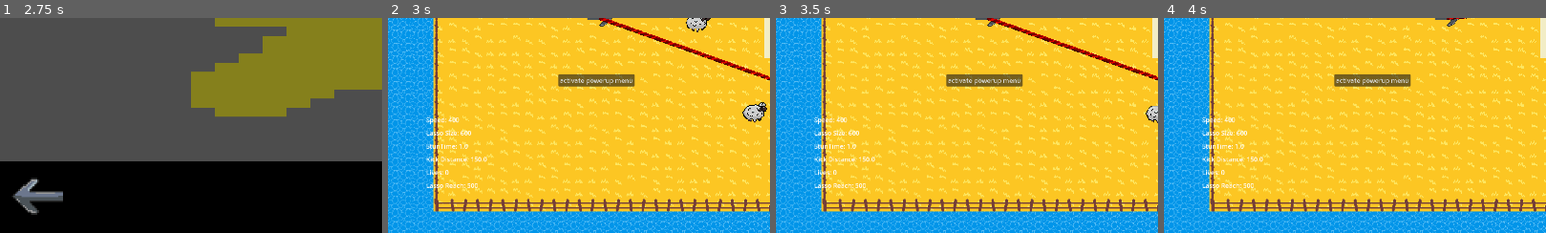
Above: before the commit, frames 1-4 (left to right).
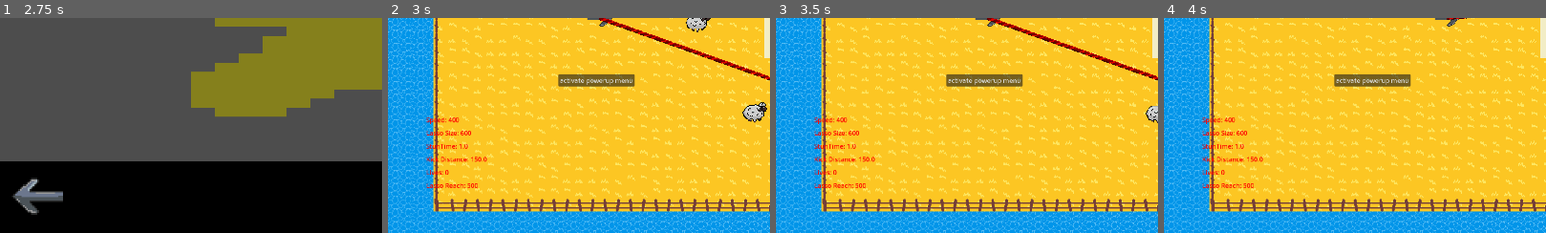
Above: after the commit, the same moments.

Repository: kinghos/GMTK-Game-Jam-2025
Game: Godot game, scene res://scenes/ui/title_screen.tscn
Same seed, same stepped clock (60 frames per second), same inputs: the game is played once before the commit and once after it.
Inputs (mouse positions are % of the whole screen's width and height, from its top left):
- Up to frame 1 (2.75 s): click "PLAY" at 0.5 s; click (95, 92) at 1.25 s; click (95, 92) at 2 s
- Up to frame 2 (3 s): click (96, 93) at 2.75 s
- Up to frame 3 (3.5 s): no input
- Up to frame 4 (4 s): move the mouse to (72, 45) at 3.52 s; hold Right (Right) from 3.53 s (still down); hold Space (Kick) from 3.53 s (still down); click (72, 45) at 3.67 s
The pictures show only the part of the screen within x 0-50%, y 50-100%; the shares and areas given below are measured in that part.

Frame 1 is identical in both runs. In frame 2, 1.0% of the frame differs, in the area x 10-26%, y 46-80%; in frame 3, 1.0%; in frame 4, 1.0%.

Commit message:
slight powerup improvements

Diff:
--- a/globals/globals.gd
+++ b/globals/globals.gd
@@ -11,7 +11,7 @@
 var stun_time: float = 1
 var kick_distance: float = 150
 enum POWERUPS {LassoSize, StunTime, KickDistance, ExtraLives, LassoReach, PlayerSpeed}
-var POWERUP_LIST = ["LassoSize", "StunTime", "KickDistance", "ExtraLives", "LassoReach", "PlayerSpeed"]
+var POWERUP_LIST = ["Lasso Length", "Animal\nStun Time", "Kick Power", "Extra Lives", "Lasso Reach", "Player Speed"]
 
 func _ready():
 	process_mode = Node.PROCESS_MODE_ALWAYS
--- a/scenes/animals/offscreen_pointer.gd
+++ b/scenes/animals/offscreen_pointer.gd
@@ -19,7 +19,7 @@
 		screen_size
 	)
 
-	if not visible_rect.has_point(target_global_position):
+	if not visible_rect.has_point(target_global_position) and !get_parent().in_pen:
 		show()
 		global_position.x = clamp(target_global_position.x, visible_rect.position.x + SCREEN_MARGIN, visible_rect.position.x + visible_rect.size.x - SCREEN_MARGIN)
 		global_position.y = clamp(target_global_position.y, visible_rect.position.y + SCREEN_MARGIN, visible_rect.position.y + visible_rect.size.y - SCREEN_MARGIN)
--- a/scenes/ui/game_ui.tscn
+++ b/scenes/ui/game_ui.tscn
@@ -1,7 +1,8 @@
-[gd_scene load_steps=6 format=3 uid="uid://byg6xjjjpdp1o"]
+[gd_scene load_steps=7 format=3 uid="uid://byg6xjjjpdp1o"]
 
 [ext_resource type="Script" uid="uid://fwjf42gvfgrd" path="res://scenes/ui/game_ui.gd" id="1_gwk6t"]
 [ext_resource type="Theme" uid="uid://cqid6eqdw6f54" path="res://scenes/ui/ui.tres" id="2_xjfbv"]
+[ext_resource type="Texture2D" uid="uid://du50sjms5y6q4" path="res://assets/graphics/sprites/cow_icon.png" id="3_bma8u"]
 
 [sub_resource type="Animation" id="Animation_gwk6t"]
 length = 0.001
@@ -129,21 +130,27 @@
 
 [node name="PlayerSpeed" type="Label" parent="DebugValues"]
 layout_mode = 2
+theme_override_colors/font_color = Color(1, 0, 0, 1)
 
 [node name="LassoSize" type="Label" parent="DebugValues"]
 layout_mode = 2
+theme_override_colors/font_color = Color(1, 0, 0, 1)
 
 [node name="StunTime" type="Label" parent="DebugValues"]
 layout_mode = 2
+theme_override_colors/font_color = Color(1, 0, 0, 1)
 
 [node name="KickDistance" type="Label" parent="DebugValues"]
 layout_mode = 2
+theme_override_colors/font_color = Color(1, 0, 0, 1)
 
 [node name="Lives" type="Label" parent="DebugValues"]
 layout_mode = 2
+theme_override_colors/font_color = Color(1, 0, 0, 1)
 
 [node name="LassoReach" type="Label" parent="DebugValues"]
 layout_mode = 2
+theme_override_colors/font_color = Color(1, 0, 0, 1)
 
 [node name="Powerups" type="Control" parent="."]
 visible = false
@@ -175,26 +182,40 @@
 offset_left = -268.0
 offset_top = -98.9996
 offset_right = 268.0
-offset_bottom = 99.0004
+offset_bottom = 151.0
 grow_horizontal = 2
 grow_vertical = 2
+scale = Vector2(2, 2)
+pivot_offset = Vector2(268, 151)
 
 [node name="Option1" type="Button" parent="Powerups/ColorRect/PowerupOptions"]
 layout_mode = 2
 size_flags_horizontal = 3
 text = "opt 1"
+icon = ExtResource("3_bma8u")
+icon_alignment = 1
+vertical_icon_alignment = 0
+expand_icon = true
 metadata/powerup_type = 0
 
 [node name="Option2" type="Button" parent="Powerups/ColorRect/PowerupOptions"]
 layout_mode = 2
 size_flags_horizontal = 3
 text = "opt 2"
+icon = ExtResource("3_bma8u")
+icon_alignment = 1
+vertical_icon_alignment = 0
+expand_icon = true
 metadata/powerup_type = 0
 
 [node name="Option3" type="Button" parent="Powerups/ColorRect/PowerupOptions"]
 layout_mode = 2
 size_flags_horizontal = 3
 text = "opt 3"
+icon = ExtResource("3_bma8u")
+icon_alignment = 1
+vertical_icon_alignment = 0
+expand_icon = true
 metadata/powerup_type = 0
 
 [node name="AnimationPlayer" type="AnimationPlayer" parent="."]
